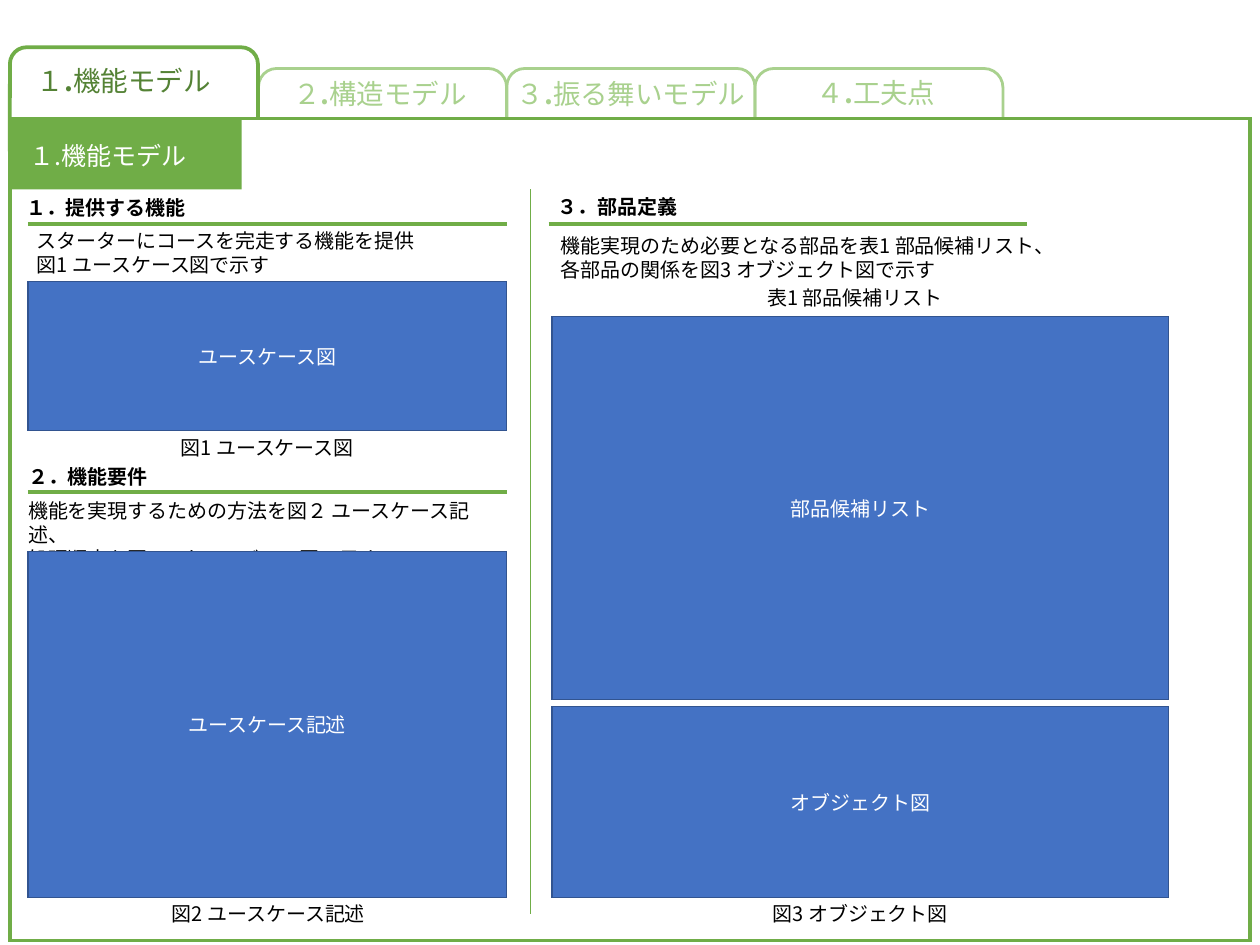
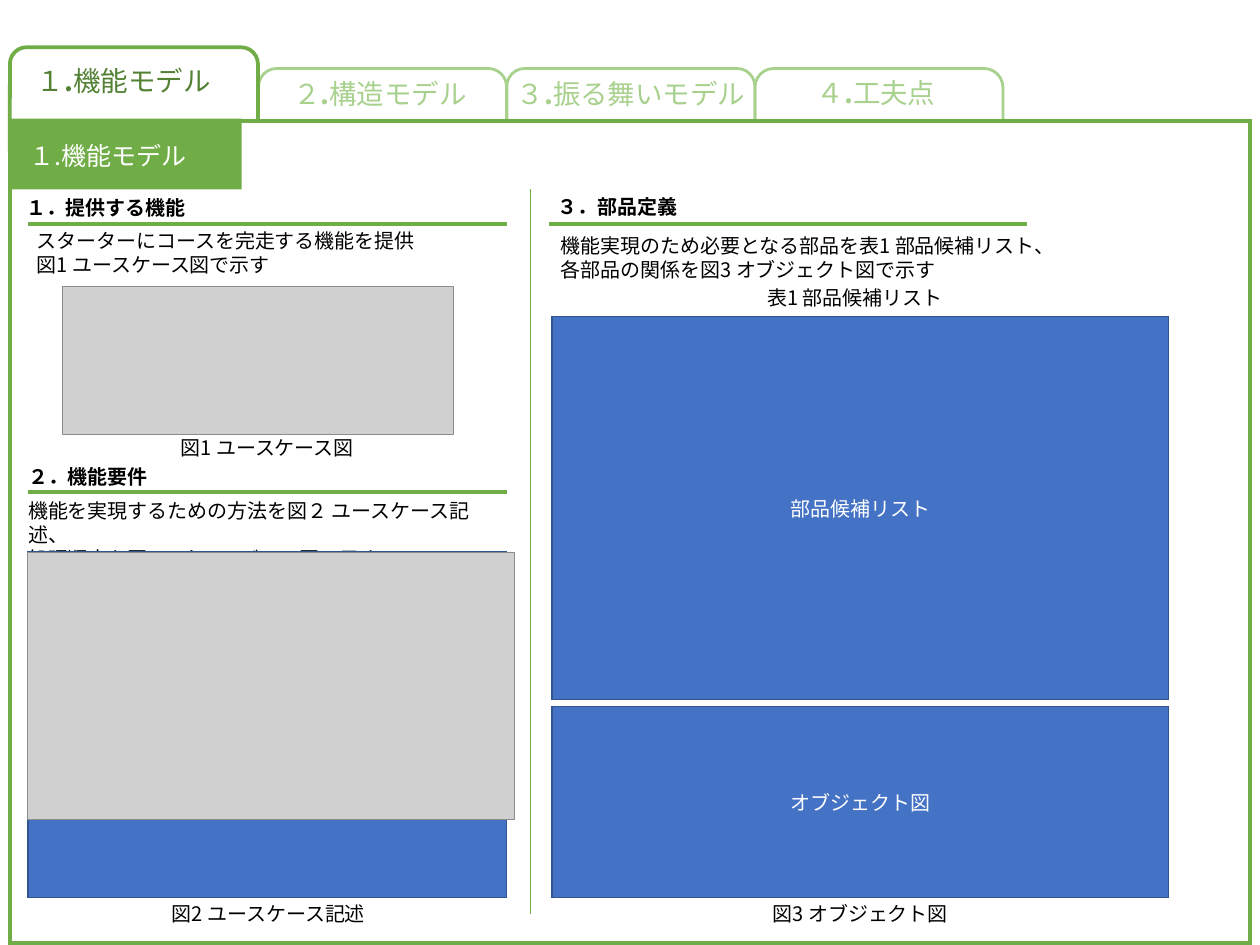
Before and after one commit to akita-lab-2019/model, a slide deck: slide 2 of model_file_template_primary.pptx. Drawn at 1260x945 pixels with LibreOffice and Linux fonts; fonts in the diff are those of the drawing; grey boxes stand for pictures. Boxes give left, top, right and bottom in pixels: in the first picture for what was removed or moved away, otherwise in the second. Text is boxed around its words. In the diff, an @@ line names an element or a change of style, - is before the commit and + after.

Commit message:
図を追加してみた
ユースケース記述はさすがにもっと増える。。。よね？

```diff
--- a/model_file_template_primary.pptx
+++ b/model_file_template_primary.pptx
@@ rectangle removed at (x1=28, y1=282, x2=507, y2=431) @@
-ユースケース図
@@ picture added at (x1=62, y1=286, x2=453, y2=435) @@
@@ picture added at (x1=27, y1=553, x2=514, y2=820) @@
@@ text in rectangle at (x1=188, y1=715, x2=345, y2=734): text removed @@
-ユースケース記述
```
Also in this commit, not shown: 2 other files.
